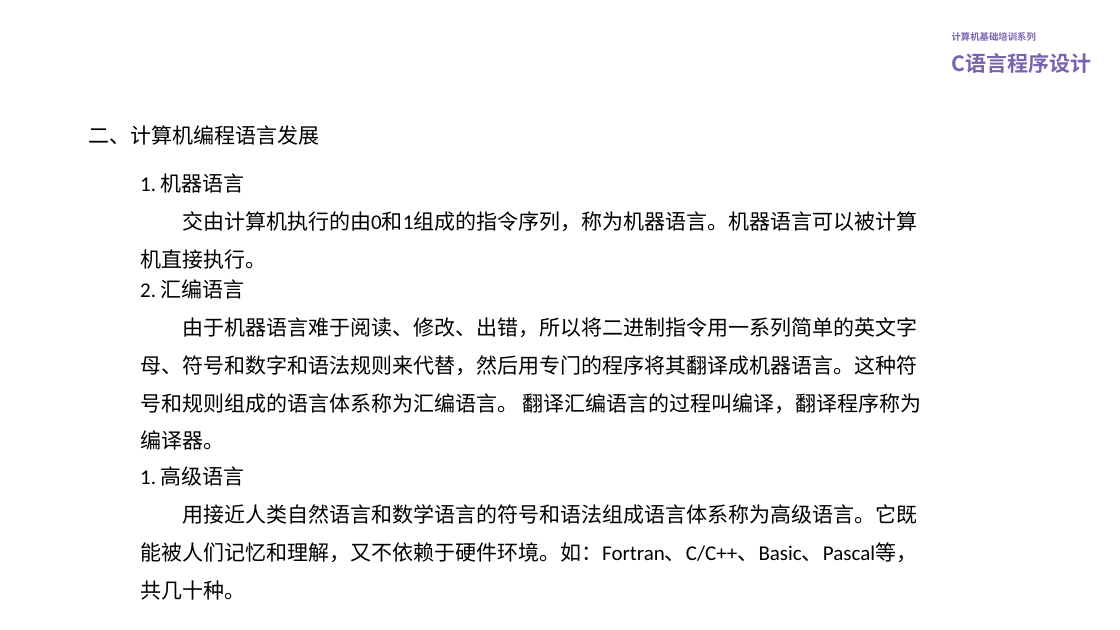
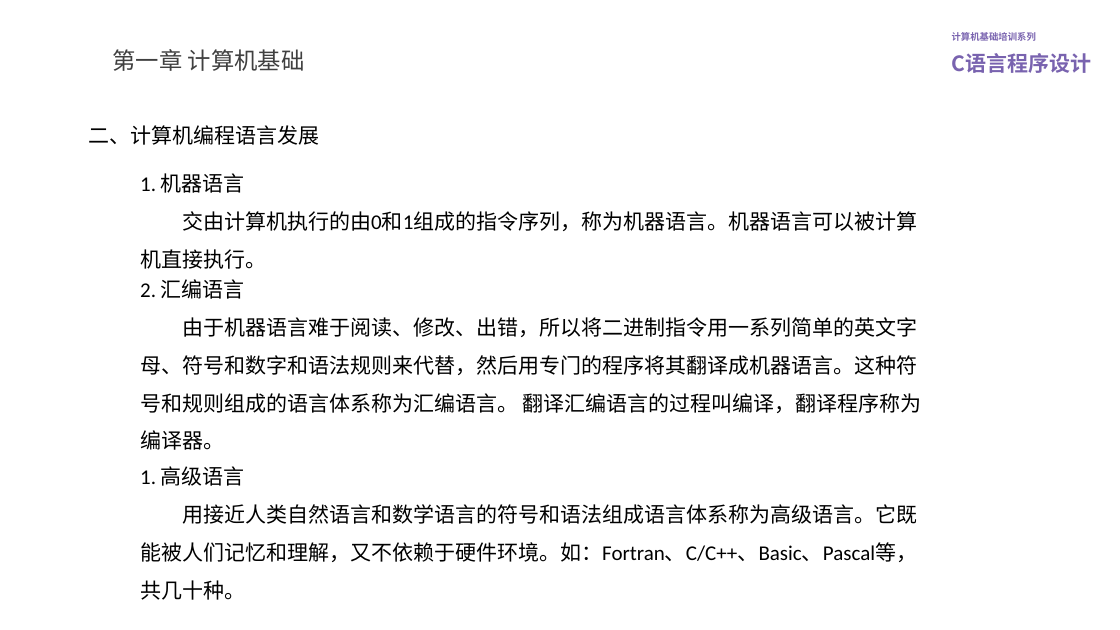
Before and after one commit to lovegce/training-courseware, a slide deck: slide 6 of C语言程序设计.pptx. Drawn at 1120x630 pixels with LibreOffice and Linux fonts; fonts in the diff are those of the drawing; background and template pictures are left out. Boxes give left, top, right and bottom in pixels: in the first picture for what was removed or moved away, otherwise in the second. Text is boxed around its words. In the diff, an @@ line names an element or a change of style, - is before the commit and + after.

```diff
--- a/C语言程序设计.pptx
+++ b/C语言程序设计.pptx
@@ title added at (113, 49, 305, 71), 20 pt, text #404040 @@
+第一章 计算机基础
```
Also in this commit, not shown: 7 other slides changed, 5 slides added, 1 other file.
